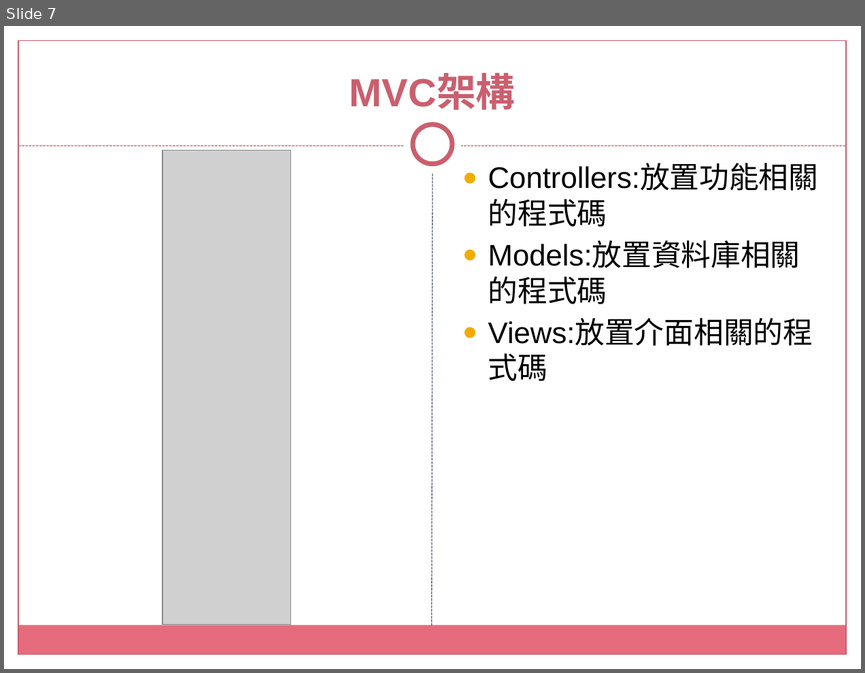
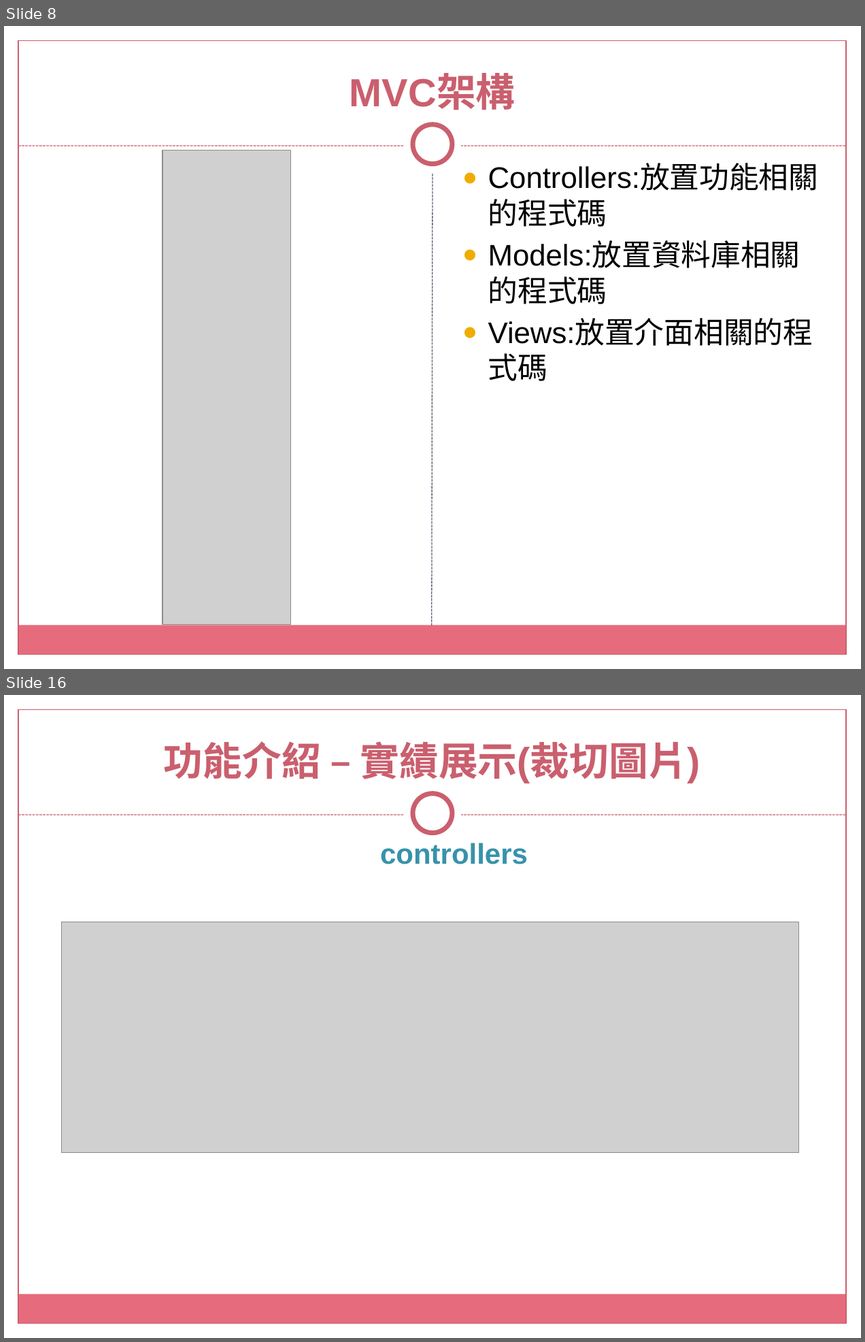
Before and after one commit to tsouleona/gitLab, a slide deck: small_project/data_project/沅淯駿營造有限公司.pptx. Shown one above the other, each under a label of ours: slide 7 before the commit, slides 8 and 16 after it; the slides between them are not shown. The pictures are 865x673 and 865x1342 pixels, drawn with LibreOffice and Linux fonts; fonts in the diff are those of the drawing; grey boxes stand for pictures; background and template pictures are left out. Boxes give left, top, right and bottom in pixels: in the first picture for what was removed or moved away, otherwise in the second. Text is boxed around its words. In the diff, an @@ line names an element or a change of style, - is before the commit and + after.

```diff
--- a/small_project/data_project/沅淯駿營造有限公司.pptx
+++ b/small_project/data_project/沅淯駿營造有限公司.pptx
@@ slide 16 added at [4, 695, 861, 1338], background picture (left out); not listed: 8 template elements that a slide beside it also shows @@
@@ title added at [164, 741, 700, 783], 33 pt, text #CB5F6E, bold @@
+功能介紹 – 實績展示(裁切圖片)
@@ text added at [380, 843, 528, 864], 24 pt, text #3792AA, bold @@
+controllers
@@ picture added at [61, 922, 799, 1153] @@
@@ what was slide 7 is now slide 8 @@
```
Also in this commit, not shown: 8 slides changed, 2 other slides added, 1 slide removed, 1 other file.
